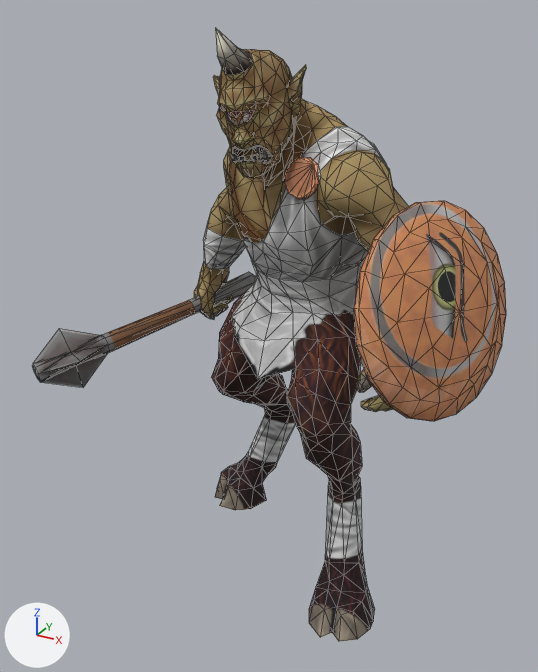
The glTF model public/assets/unit-models/115-polyphemus.glb, before and after one commit.
Rendered twice from a 50 mm camera at (2.28, -4.8, 4.19) aimed at (-0.26, -0.18, 1.88). Arrows for +X, +Y and +Z are at lower left; the lights stay in place. The picture after the commit comes second. Mesh edges are drawn as thin lines. Vertices at exactly the same position are counted once.

Before the edit, the objects in view are built like this:
```python
me_mesh_0 = bpy.data.meshes.new('Mesh_0')
me_mesh_0.from_pydata(...)  # 1319 vertices, 2548 faces; spans x -1.99..1.42, y -1.07..0.86, z -0.01..4.09
# faces by material slot: [2276, 112, 160]
me_mesh_0.materials.append(mat_material_0)  # picture img_image_0
me_mesh_0.materials.append(mat_material_1)  # picture img_image_1
me_mesh_0.materials.append(mat_material_2)  # picture img_image_2
ob_mesh_0 = bpy.data.objects.new('Mesh_0', me_mesh_0)
ob_mesh_0.location = (0.0, 0.0, 0.0)
```
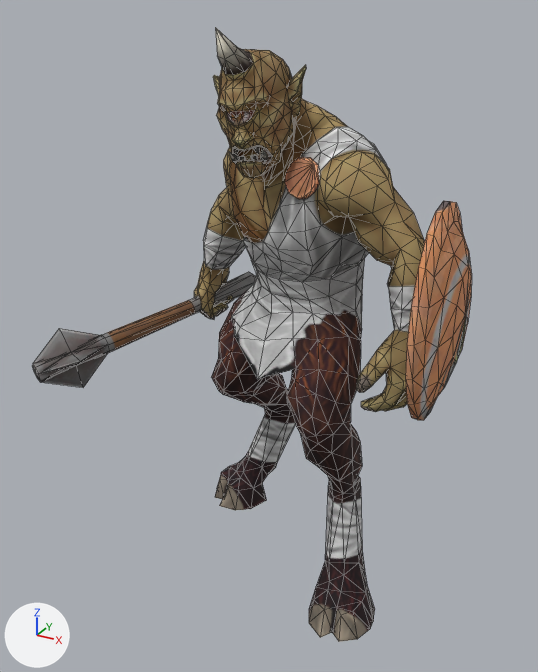
The edits, one by one:
me_mesh_0 is used by ob_mesh_0; location (0.0, 0.0, 0.0).
me_mesh_0 had 1319 vertices, 2548 faces and spanned x -1.99..1.42, y -1.07..0.86, z -0.01..4.09.
me_mesh_0 now has 1319 vertices, 2548 faces and spans x -1.99..1.27, y -1.07..0.86, z -0.01..4.09.
me_mesh_0 part 1: the loose piece of 82 vertices spanning x 0.73..1.42, y -1.03..0.31, z 1.71..3.09 is multiplied about its middle by the matrix ((0.897, -0.299, 0.326), (-0.161, -0.907, -0.389), (0.412, 0.297, -0.862)).

Pixel boxes [x1, y1, x2, y2] of what changed, in the pictures (538 x 672 px; the box of a moved part takes in the faces that stretch with it):
'Mesh_0', reshaped (7% narrower)
    before: [32, 27, 506, 642]
    after: [32, 27, 472, 642]
part 1 of me_mesh_0, moved or reshaped
    before: [354, 201, 506, 421]
    after: [405, 201, 472, 420]
